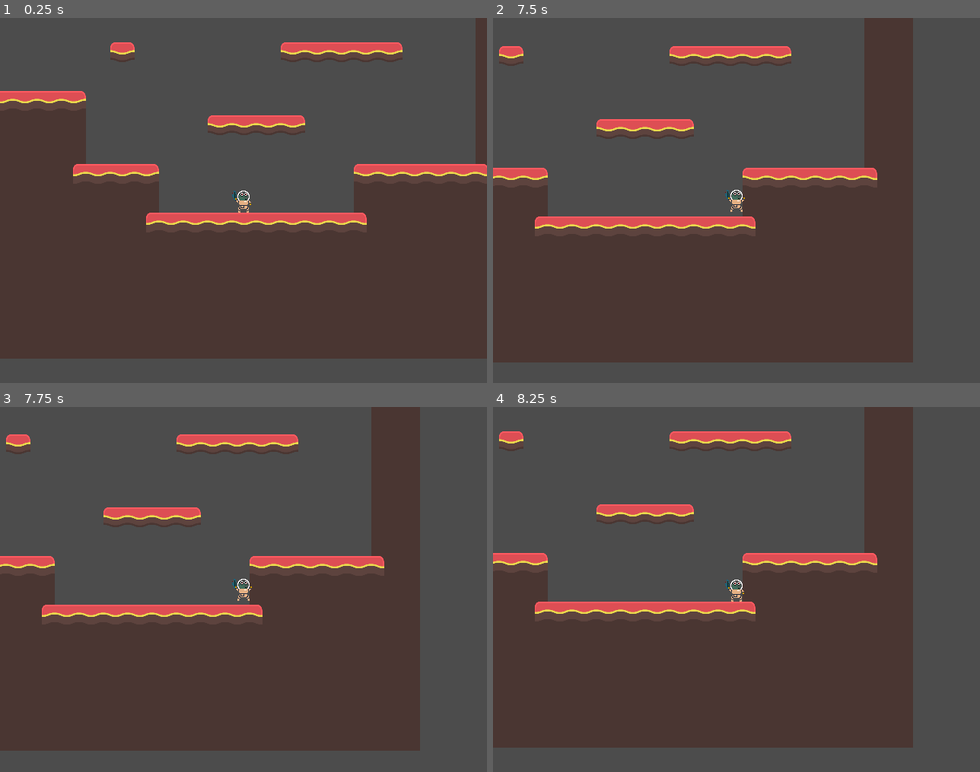
Above: before the commit, frames 1-4 (two rows, left to right).
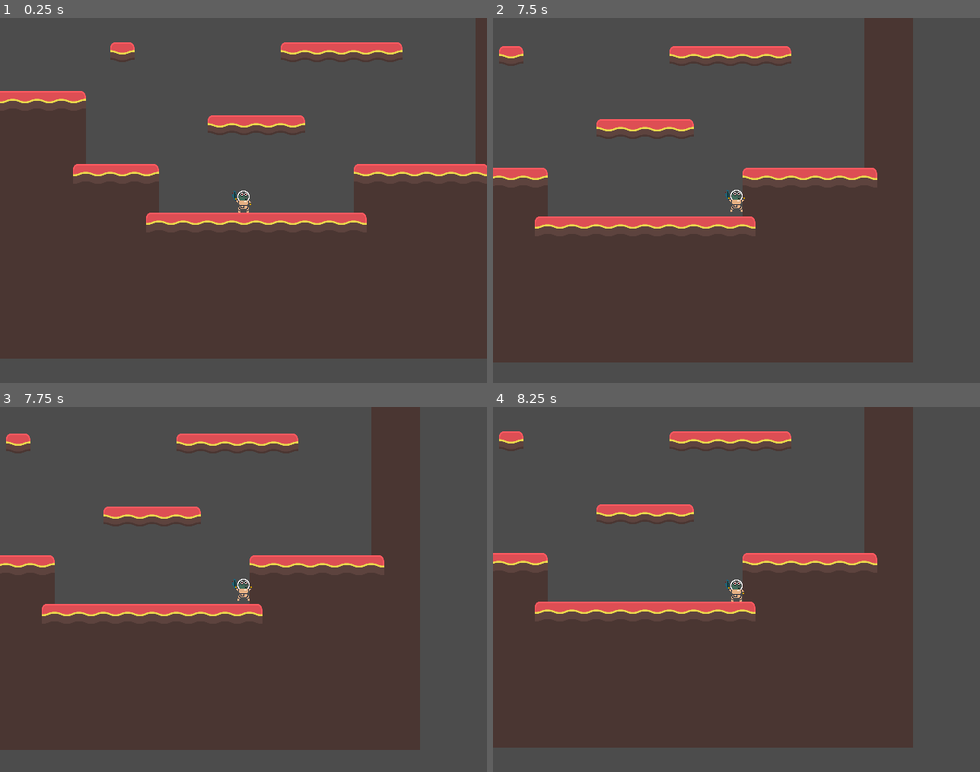
Above: after the commit, the same moments.

Repository: nealith/MVM5
Game: Godot game, scene res://tests/test_map1.tscn
The game is run twice, just before and just after one commit, with the same random seed, the same clock (stepped at 60 frames per second) and the same inputs. The project has no main scene, so this scene is started directly.
Inputs:
- Up to frame 1 (0.25 s): no input
- Up to frame 2 (7.5 s): tap Enter at 0.5, 5.75 s; hold Right (ui_right) 0.53-1.28 s; hold Down (ui_down) 1.28-2.03 s; tap Space at 2 s; hold Right (ui_right) 2.03-2.78 s; hold Up (ui_up) 2.78-3.53 s; hold Left (ui_left) 3.53-5.03 s; hold Down (ui_down) 5.03-5.78 s; hold Right (ui_right) 5.78-6.53 s; hold Up (ui_up) 6.53-7.28 s; hold Right (ui_right) from 7.28 s (still down)
- Up to frame 3 (7.75 s): keep holding Right (ui_right)
- Up to frame 4 (8.25 s): release Right (ui_right) at 8.03 s; hold Down (ui_down) from 8.03 s (still down)

Frames 1-2 are identical in both runs. In frame 3, 1.6% of the frame differs, in the area x 0-87%, y 7-95%; in frame 4, nothing differs.

Commit message:
add bullet

Diff:
--- /dev/null
+++ b/Bullets/Bullet.gd
@@ -0,0 +1,34 @@
+extends KinematicBody2D
+
+# Declare member variables here. Examples:
+# var a = 2
+# var b = "text"
+
+var velocity = Vector2()
+var direction = "none"
+
+const SPEED = 200
+
+# Called when the node enters the scene tree for the first time.
+func _ready():
+	pass # Replace with function body.
+
+# Called every frame. 'delta' is the elapsed time since the previous frame.
+#func _process(delta):
+#	pass
+
+func _physics_process(delta):
+	print(direction)
+	if direction != "none":
+		if direction == "up":
+			velocity = Vector2(0,-SPEED)
+		elif direction == "down":
+			velocity = Vector2(0,SPEED)
+		elif direction == "left":
+			velocity = Vector2(-SPEED,0)
+		elif direction == "right":
+			velocity = Vector2(SPEED,0)
+
+		var collision = move_and_collide(velocity*delta)
+		if collision:
+			get_parent().remove_child(self)
--- /dev/null
+++ b/Bullets/Bullet.tscn
@@ -0,0 +1,20 @@
+[gd_scene load_steps=4 format=2]
+
+[ext_resource path="res://Bullets/Bullet.gd" type="Script" id=1]
+
+[sub_resource type="CircleShape2D" id=1]
+radius = 1.0
+
+[sub_resource type="SphereMesh" id=2]
+
+[node name="Bullet" type="KinematicBody2D"]
+script = ExtResource( 1 )
+
+[node name="Sprite" type="Sprite" parent="."]
+visible = false
+
+[node name="CollisionShape2D" type="CollisionShape2D" parent="."]
+shape = SubResource( 1 )
+
+[node name="MeshInstance2D" type="MeshInstance2D" parent="."]
+mesh = SubResource( 2 )
--- a/Player/Player.gd
+++ b/Player/Player.gd
@@ -1,4 +1,6 @@
 extends KinematicBody2D
+
+export (PackedScene) var Bullet
 
 export (String) var up = "ui_up"
 export (String) var down = "ui_down"
@@ -70,6 +72,38 @@
 var prev_jump_pressed = false
 var rest_time = 0
 
+var firing_direction = "none"
+
+var bullet_spawn_position = {
+	"left" : Vector2(-11,4),
+	"right" : Vector2(10,4),
+	"right_up" : Vector2(-4,-16),
+	"right_down" : Vector2(-1,17),
+	"left_up" : Vector2(5,-16),
+	"left_down" : Vector2(2,17)
+}
+
+const fire_rate = 5
+var elapsed_time_since_last_fire = 1.0/fire_rate
+
+
+func _fire():
+	if istatus[S.IFiring]:
+		if elapsed_time_since_last_fire >= 1.0/fire_rate and firing_direction != "none":
+			elapsed_time_since_last_fire = 0
+			var bullet = Bullet.instance()
+			bullet.direction = firing_direction
+			var lpre = ""
+			if firing_direction != "left" and firing_direction != "right":
+				if lstatus == S.LLeft:
+					lpre = "left_"
+				else:
+					lpre = "right_"
+			bullet.position = bullet_spawn_position[lpre+firing_direction]
+			add_child(bullet)
+
+
+
 func _ready():
 	pass
 
@@ -181,10 +215,16 @@
 	if istatus[S.IFiring]:
 		if istatus[S.IUp]:
 			_change_animation("firing_up")
+			firing_direction = "up"
 		elif istatus[S.IDown]:
 			_change_animation("firing_down")
+			firing_direction = "down"
 		else:
 			_change_animation("firing")
+			if lstatus == S.LLeft:
+				firing_direction = "left"
+			else:
+				firing_direction = "right"
 	elif pstatus == S.PIdle:
 		_change_animation("idle")
 	elif pstatus == S.PFalling:
@@ -199,6 +239,7 @@
 
 
 func _physics_process(delta):
+	elapsed_time_since_last_fire+= delta
 	force = Vector2(0, GRAVITY)
 	_inputs_process(delta)
 	_xvelocity_process(delta)
@@ -225,3 +266,4 @@
 		cstatus = S.CNone
 
 	_animate(delta)
+	_fire()
--- a/Player/Player.tscn
+++ b/Player/Player.tscn
@@ -1,15 +1,16 @@
-[gd_scene load_steps=13 format=2]
+[gd_scene load_steps=14 format=2]
 
 [ext_resource path="res://Player/Player.gd" type="Script" id=1]
-[ext_resource path="res://Player/Assets/player1.png" type="Texture" id=2]
-[ext_resource path="res://Player/Assets/player2.png" type="Texture" id=3]
-[ext_resource path="res://Player/Assets/player9.png" type="Texture" id=4]
-[ext_resource path="res://Player/Assets/player3.png" type="Texture" id=5]
-[ext_resource path="res://Player/Assets/player7.png" type="Texture" id=6]
-[ext_resource path="res://Player/Assets/player8.png" type="Texture" id=7]
-[ext_resource path="res://Player/Assets/player4.png" type="Texture" id=8]
-[ext_resource path="res://Player/Assets/player6.png" type="Texture" id=9]
-[ext_resource path="res://Player/Assets/player5.png" type="Texture" id=10]
+[ext_resource path="res://Bullets/Bullet.tscn" type="PackedScene" id=2]
+[ext_resource path="res://Player/Assets/player1.png" type="Texture" id=3]
+[ext_resource path="res://Player/Assets/player2.png" type="Texture" id=4]
+[ext_resource path="res://Player/Assets/player9.png" type="Texture" id=5]
+[ext_resource path="res://Player/Assets/player3.png" type="Texture" id=6]
+[ext_resource path="res://Player/Assets/player7.png" type="Texture" id=7]
+[ext_resource path="res://Player/Assets/player8.png" type="Texture" id=8]
+[ext_resource path="res://Player/Assets/player4.png" type="Texture" id=9]
+[ext_resource path="res://Player/Assets/player6.png" type="Texture" id=10]
+[ext_resource path="res://Player/Assets/player5.png" type="Texture" id=11]
 
 [sub_resource type="CapsuleShape2D" id=1]
 radius = 8.0
@@ -17,61 +18,63 @@
 
 [sub_resource type="SpriteFrames" id=2]
 animations = [ {
-"frames": [ ExtResource( 2 ), ExtResource( 2 ), ExtResource( 2 ), ExtResource( 2 ), ExtResource( 3 ) ],
+"frames": [ ExtResource( 3 ), ExtResource( 3 ), ExtResource( 3 ), ExtResource( 3 ), ExtResource( 4 ) ],
 "loop": true,
 "name": "idle",
 "speed": 2.0
 }, {
-"frames": [ ExtResource( 4 ) ],
+"frames": [ ExtResource( 5 ) ],
 "loop": true,
 "name": "accelerating_fall",
 "speed": 5.0
 }, {
-"frames": [ ExtResource( 2 ), ExtResource( 5 ) ],
+"frames": [ ExtResource( 3 ), ExtResource( 6 ) ],
 "loop": true,
 "name": "walking",
 "speed": 2.0
 }, {
-"frames": [ ExtResource( 6 ) ],
+"frames": [ ExtResource( 7 ) ],
 "loop": true,
 "name": "firing_up",
 "speed": 5.0
 }, {
-"frames": [ ExtResource( 7 ) ],
+"frames": [ ExtResource( 8 ) ],
 "loop": true,
 "name": "firing_down",
 "speed": 5.0
 }, {
-"frames": [ ExtResource( 8 ) ],
+"frames": [ ExtResource( 9 ) ],
 "loop": true,
 "name": "falling",
 "speed": 5.0
 }, {
-"frames": [ ExtResource( 9 ) ],
+"frames": [ ExtResource( 10 ) ],
 "loop": true,
 "name": "firing",
 "speed": 5.0
 }, {
-"frames": [ ExtResource( 2 ) ],
+"frames": [ ExtResource( 3 ) ],
 "loop": true,
 "name": "none",
 "speed": 5.0
 }, {
-"frames": [ ExtResource( 10 ) ],
+"frames": [ ExtResource( 11 ) ],
 "loop": true,
 "name": "jumping",
 "speed": 2.0
 } ]
 
 [node name="Player" type="KinematicBody2D"]
+collision_mask = 2
 script = ExtResource( 1 )
+Bullet = ExtResource( 2 )
 
 [node name="CollisionShape2D" type="CollisionShape2D" parent="."]
 shape = SubResource( 1 )
 
 [node name="AnimatedSprite" type="AnimatedSprite" parent="."]
 frames = SubResource( 2 )
-animation = "accelerating_fall"
+animation = "firing"
 playing = true
 
 [node name="Camera2D" type="Camera2D" parent="."]
Binary file changed: Player/Assets/player7.png
Binary file changed: assets_tests/player.aseprite
